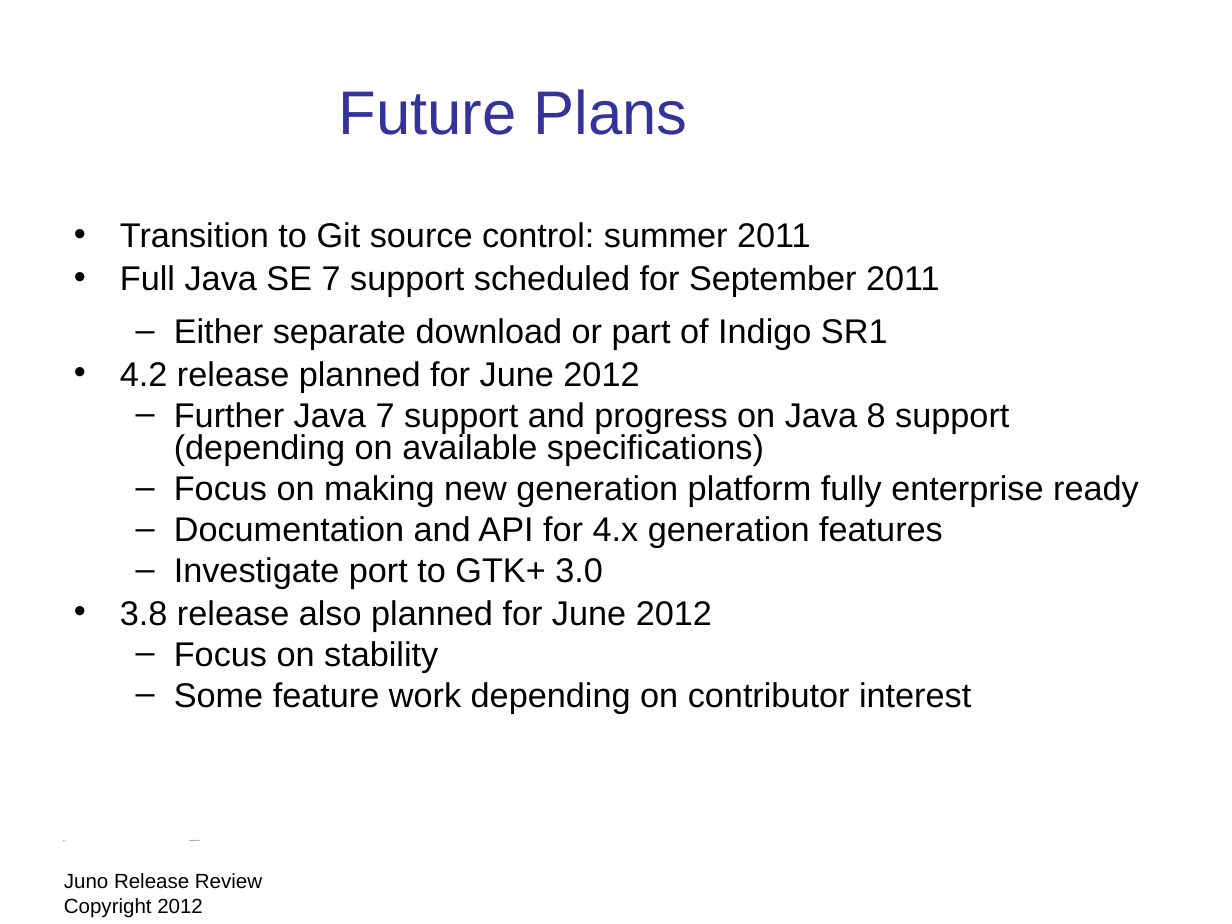
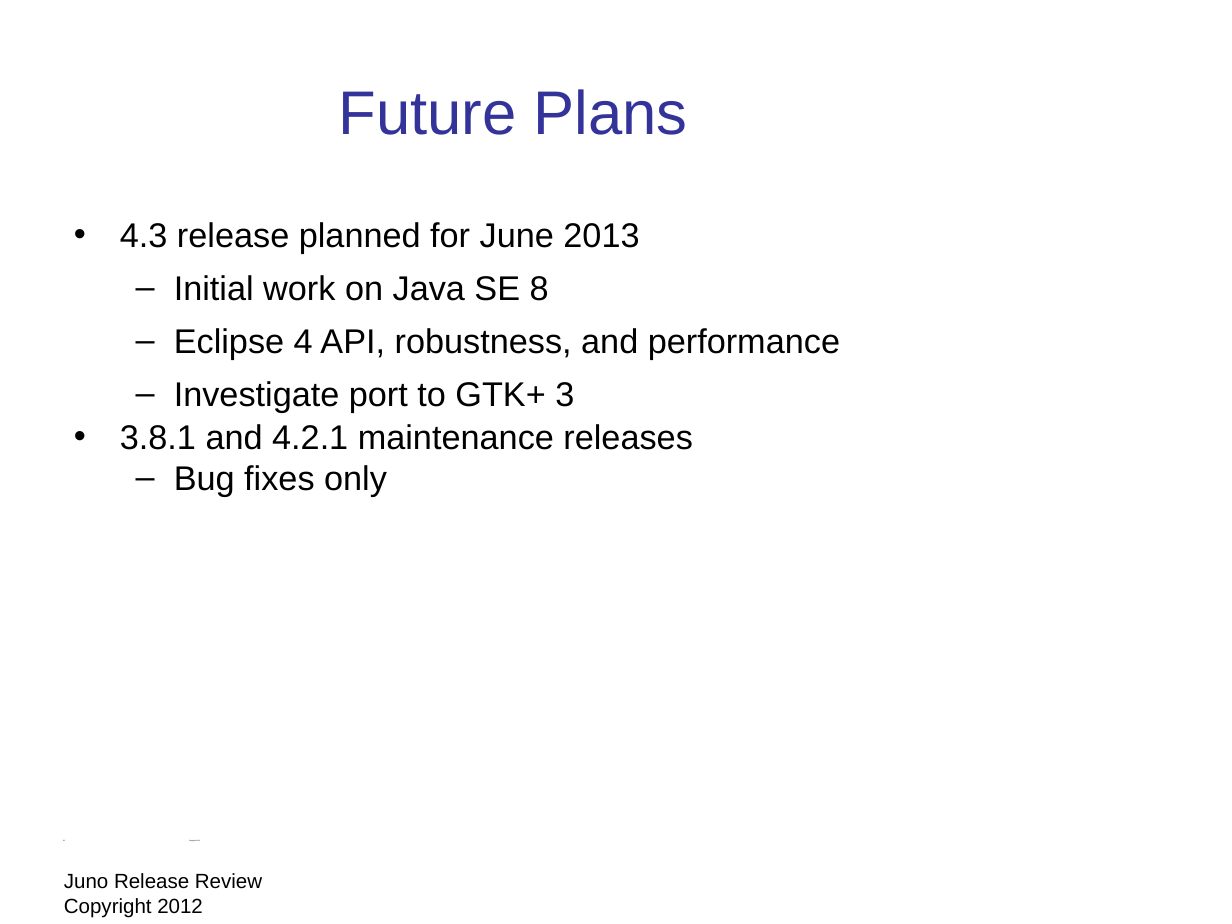
Before and after one commit to eclipse-platform/www.eclipse.org-eclipse-news, a slide deck: slide 28 of presentation/Juno-release-review/eclipse-juno-release-review.odp. Drawn at 1232x924 pixels with LibreOffice and Linux fonts; fonts in the diff are those of the drawing; background and template pictures are left out. Boxes give left, top, right and bottom in pixels: in the first picture for what was removed or moved away, otherwise in the second. Text is boxed around its words. In the diff, an @@ line names an element or a change of style, - is before the commit and + after.

Commit message:
First draft of release review

```diff
--- a/presentation/Juno-release-review/eclipse-juno-release-review.odp
+++ b/presentation/Juno-release-review/eclipse-juno-release-review.odp
@@ text at [120,222,840,496]: text changed @@
-• Transition to Git source control: summer 2011
-• Full Java SE 7 support scheduled for September 2011
-  – Either separate download or part of Indigo SR1
-• 4.2 release planned for June 2012
-  – Further Java 7 support and progress on Java 8 support (depending on available specifications)
-  – Focus on making new generation platform fully enterprise ready
-  – Documentation and API for 4.x generation features
-  – Investigate port to GTK+ 3.0
-• 3.8 release also planned for June 2012
-  – Focus on stability
-  – Some feature work depending on contributor interest
+• 4.3 release planned for June 2013
+  – Initial work on Java SE 8
+  – Eclipse 4 API, robustness, and performance
+  – Investigate port to GTK+ 3
+• 3.8.1 and 4.2.1 maintenance releases
+  – Bug fixes only
```
Also in this commit, not shown: 20 other slides changed, 1 other file.
